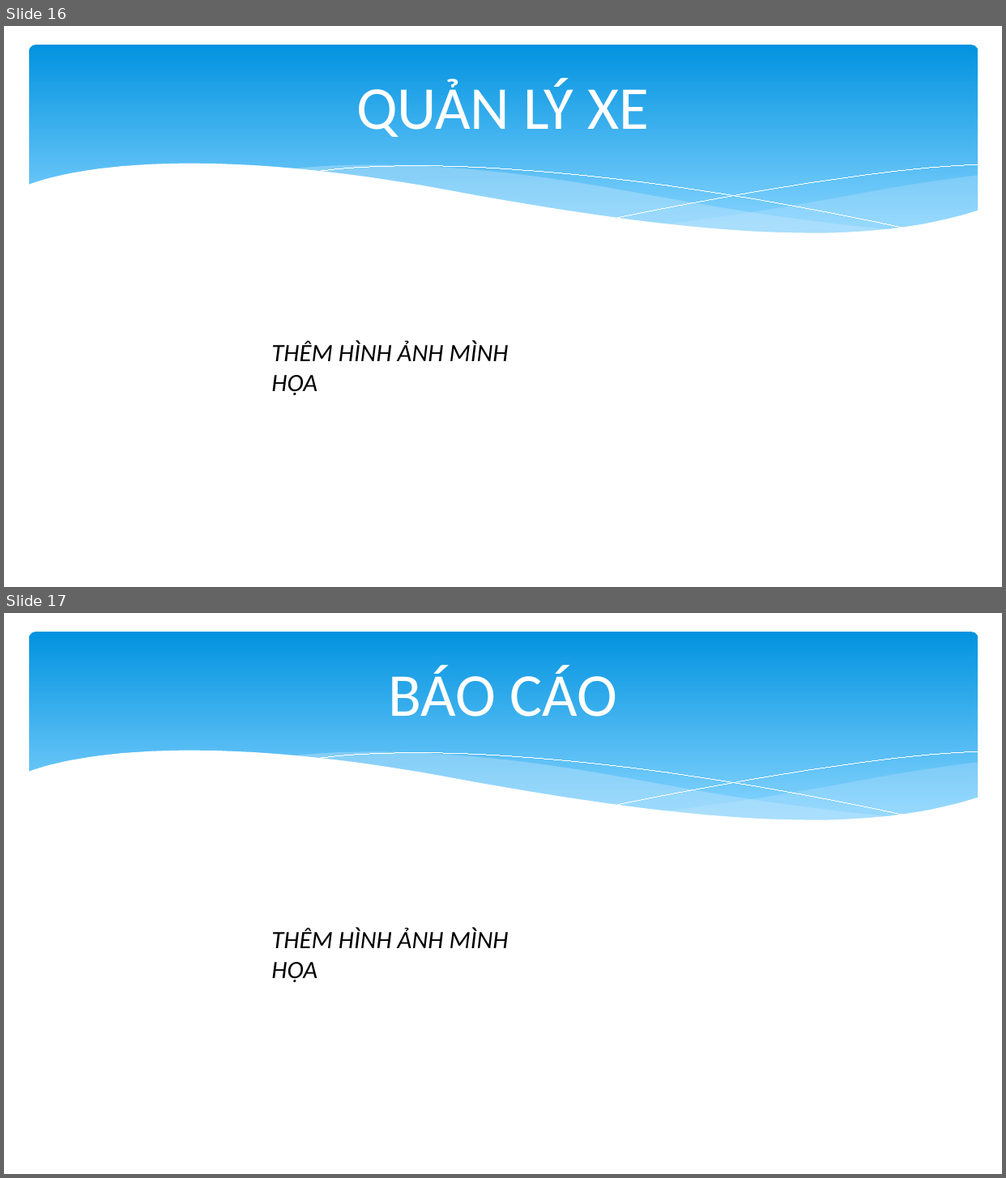
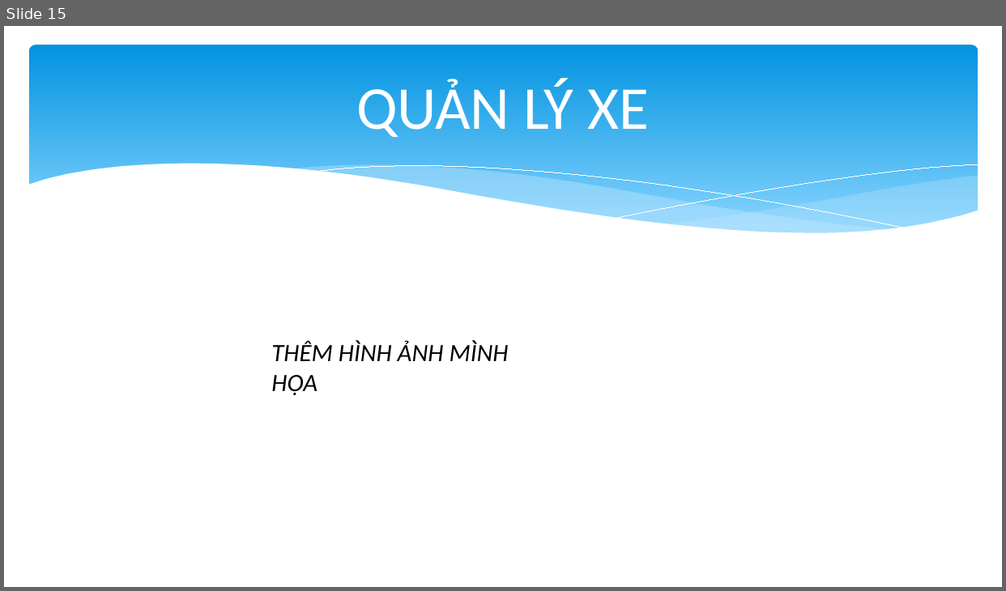
Before and after one commit to quoctrungdh/TaxiApp, a slide deck: BaoCao.pptx. Shown one above the other, each under a label of ours: slides 16 and 17 before the commit, slide 15 after it. The pictures are 1006x1178 and 1006x591 pixels, drawn with LibreOffice and Linux fonts; fonts in the diff are those of the drawing. Boxes give left, top, right and bottom in pixels: in the first picture for what was removed or moved away, otherwise in the second. Text is boxed around its words. In the diff, an @@ line names an element or a change of style, - is before the commit and + after.

```diff
--- a/BaoCao.pptx
+++ b/BaoCao.pptx
@@ slide 17 removed at bbox=[4, 613, 1002, 1174], background #FFFFFF; not listed: 6 template elements that a slide beside it also shows @@
@@ title removed at bbox=[389, 666, 617, 717] @@
-BÁO CÁO
@@ text removed at bbox=[271, 927, 509, 982] @@
-THÊM HÌNH ẢNH MÌNH HỌA
@@ what was slide 16 is now slide 15 @@
```
Also in this commit, not shown: 1 slide added, 1 other slide removed.
